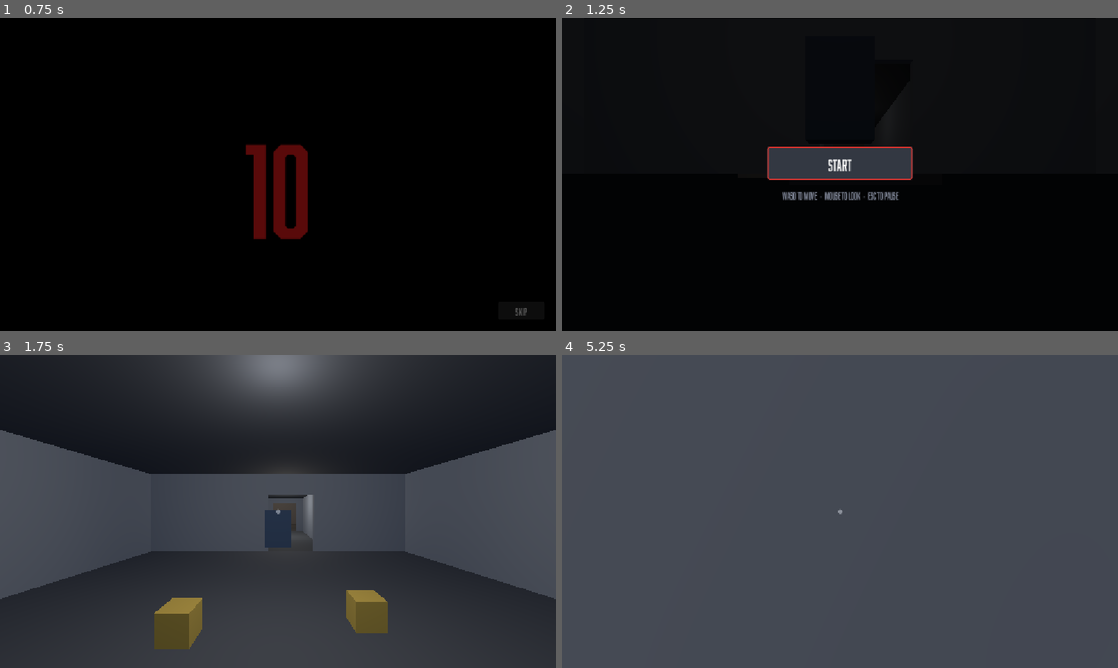
Above: before the commit, frames 1-4 (two rows, left to right).
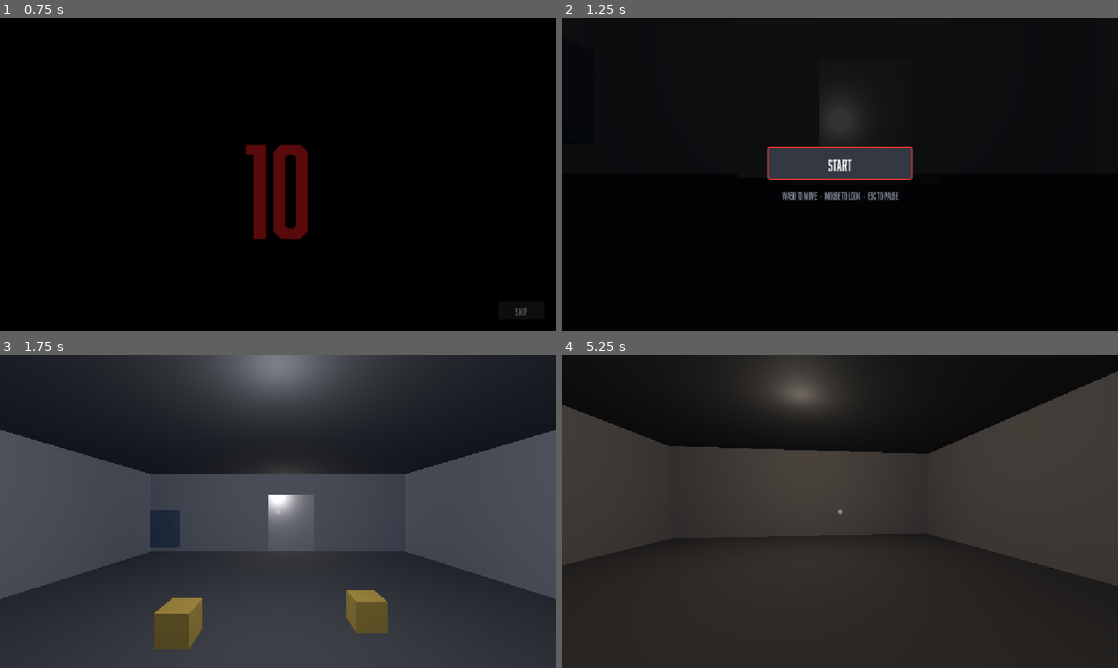
Above: after the commit, the same moments.

Repository: Joony/gmtk-game-jam-2026
Game: Godot game, scene res://scenes/intro.tscn
The game is run twice, just before and just after one commit, with the same random seed, the same clock (stepped at 60 frames per second) and the same inputs.
Inputs (mouse positions are in pixels of both pictures, inside the frame that each line leads up to):
- Up to frame 1 (0.75 s): click "Skip" at 0.5 s
- Up to frame 2 (1.25 s): no input
- Up to frame 3 (1.75 s): click "START" at 1.25 s
- Up to frame 4 (5.25 s): tap Enter at 2 s; move the mouse to (867, 511) at 2.02 s; press the mouse at (867, 511) at 2.03 s; hold W (forward) from 2.03 s (still down); tap Space (jump) at 2.27, 3.02, 4.52 s; move the mouse to (812, 511) at 2.77 s; release the mouse at (812, 511) at 2.78 s; tap E (interact) at 2.85 s; click (812, 511) at 3.05 s; move the mouse to (851, 505) at 3.52 s; press the mouse at (851, 505) at 3.53 s; move the mouse to (834, 517) at 4.27 s; release the mouse at (834, 517) at 4.28 s; click (834, 517) at 4.35 s; move the mouse to (878, 514) at 5.02 s; hold E (interact) from 5.03 s (still down)

Frame 1 is identical in both runs. In frame 2, 1.1% of the frame differs, in the area x 46-55%, y 24-41%; in frame 3, 1.9%; in frame 4, 98%, in the area x 0-100%, y 0-100%.

Commit message:
Add sliding doors: proximity-triggered panels in every doorway
Ported from GMTK 2025's DoorManager. Panels are AnimatableBody3D rather than
StaticBody3D so they sweep against the player instead of clipping through,
which also requires the slide tween to run on the physics clock.

Also moved the demo socket out of the pod-bay doorway, where it physically
blocked the route to the corridor.

Co-Authored-By: Claude Fable 5 <noreply@anthropic.com>

Diff:
--- a/scenes/game.tscn
+++ b/scenes/game.tscn
@@ -49,7 +49,7 @@
 transform = Transform3D(1, 0, 0, 0, 1, 0, 0, 0, 1, 1.2, 0.25, 1.2)
 
 [node name="Socket" type="StaticBody3D" parent="."]
-transform = Transform3D(1, 0, 0, 0, 1, 0, 0, 0, 1, 0, 1, -2.5)
+transform = Transform3D(1, 0, 0, 0, 1, 0, 0, 0, 1, -3.6, 1, -2.5)
 script = ExtResource("7_interactable")
 interaction_type = 1
 interaction_text = "Needs a part"
--- a/scenes/player.tscn
+++ b/scenes/player.tscn
@@ -13,7 +13,7 @@
 radius = 0.4
 height = 1.8
 
-[node name="Player" type="CharacterBody3D"]
+[node name="Player" type="CharacterBody3D" groups=["player"]]
 collision_layer = 1
 collision_mask = 1
 script = ExtResource("1_player")
--- a/scripts/level/room_builder.gd
+++ b/scripts/level/room_builder.gd
@@ -33,6 +33,7 @@
 const GROUP_CEILING := &"room_ceiling"
 const GROUP_WALL := &"room_wall"
 const GROUP_LIGHT := &"room_lights"
+const GROUP_DOOR := &"room_door"
 
 @export var tile_size: float = 1.0
 @export var wall_thickness: float = 0.15
@@ -41,6 +42,10 @@
 ## Height of doorway openings. The wall above one becomes a lintel.
 @export var doorway_height: float = 2.2
 @export var build_lights: bool = true
+## Sliding door panels in each opening. Turn off to test the raw wall gap.
+@export var build_doors: bool = true
+## How far from an opening the player has to be for its door to slide apart.
+@export var door_approach: float = 1.6
 ## Fallback light colour. Step 10's LightingController drives these once it exists.
 @export var light_color: Color = Color(1.0, 0.97, 0.92)
 @export var light_energy: float = 1.4
@@ -105,7 +110,35 @@
 	# Walls last, so span subtraction sees every room's openings consistently.
 	for room in rooms:
 		_build_walls(room)
+	if build_doors:
+		for doorway in doorways:
+			_build_door(doorway)
 	return _built_root
+
+
+func _build_door(doorway: Doorway) -> void:
+	var door := SlidingDoor.new()
+	_built_root.add_child(door)
+	door.build(
+		doorway,
+		doorway_height,
+		wall_thickness,
+		tile_size,
+		_door_material(),
+		door_approach
+	)
+	door.add_to_group(GROUP_DOOR)
+
+
+func _door_material() -> StandardMaterial3D:
+	if _materials.has("door"):
+		return _materials["door"]
+	var material := StandardMaterial3D.new()
+	material.albedo_color = Color(0.70, 0.72, 0.78)
+	material.metallic = 0.35
+	material.roughness = 0.3
+	_materials["door"] = material
+	return material
 
 
 # --- surfaces ---------------------------------------------------------------
--- /dev/null
+++ b/scripts/level/sliding_door.gd
@@ -0,0 +1,152 @@
+class_name SlidingDoor
+extends Node3D
+
+# Two panels that slide apart when the player approaches, ported from GMTK 2025's
+# V1/DoorManager.gd (307 lines, of which the panel geometry, the proximity Area3D and
+# the slide tween are the parts worth keeping).
+#
+# Left behind: the control panel (already commented out in 2025), is_player_near_door()'s
+# manual distance check (the Area3D supersedes it), the player_node reference, and its
+# grid_boundary_to_world helper (our coordinate convention differs — see RoomBuilder).
+#
+# UPGRADE ON PORT: panels are AnimatableBody3D, not 2025's StaticBody3D. Moving a static
+# body does not sweep against other bodies — a closing panel would clip through the player
+# or trap them. AnimatableBody3D with sync_to_physics pushes properly, which also means the
+# tween must run on the PHYSICS clock, not the render clock.
+
+signal opened
+signal closed
+
+@export var open_time: float = 0.4
+## A jammed door refuses to open. Cheap hook for step 12d: "the door won't open" is a
+## repair with no new mechanics behind it.
+@export var jammed: bool = false
+
+var is_open: bool = false
+
+var _panels: Array[AnimatableBody3D] = []
+var _closed_positions: Array[Vector3] = []
+var _open_positions: Array[Vector3] = []
+var _tween: Tween
+var _occupants: int = 0
+
+
+## Build the panels and the proximity trigger for `doorway`. Called by RoomBuilder.
+func build(
+	doorway: Doorway,
+	height: float,
+	thickness: float,
+	tile: float,
+	material: StandardMaterial3D,
+	approach: float = 1.6
+) -> void:
+	name = "Door_%s" % doorway.id
+	position = Vector3(doorway.position.x * tile, 0.0, doorway.position.y * tile)
+
+	var along := Vector3.RIGHT if doorway.axis == Doorway.Axis.X else Vector3.BACK
+	var half_width := doorway.width * 0.5 * tile
+	# Each panel covers half the opening; sliding by 0.6x the full width clears it
+	# entirely and tucks the panel into the wall, as if into a pocket.
+	var slide := doorway.width * 0.6 * tile
+
+	for i in 2:
+		var direction := 1.0 if i == 0 else -1.0
+		var panel := AnimatableBody3D.new()
+		panel.name = "Panel_%d" % i
+		panel.sync_to_physics = true
+
+		var size := Vector3(half_width, height, thickness)
+		if doorway.axis == Doorway.Axis.Z:
+			size = Vector3(thickness, height, half_width)
+
+		var mesh := MeshInstance3D.new()
+		mesh.name = "Mesh"
+		var box := BoxMesh.new()
+		box.size = size
+		mesh.mesh = box
+		mesh.material_override = material
+		panel.add_child(mesh)
+
+		var shape := CollisionShape3D.new()
+		shape.name = "Shape"
+		var box_shape := BoxShape3D.new()
+		box_shape.size = size
+		shape.shape = box_shape
+		panel.add_child(shape)
+
+		var closed_at := along * (direction * half_width * 0.5) + Vector3(0.0, height * 0.5, 0.0)
+		panel.position = closed_at
+		add_child(panel)
+
+		_panels.append(panel)
+		_closed_positions.append(closed_at)
+		_open_positions.append(closed_at + along * (direction * slide))
+
+	_build_trigger(doorway, height, tile, approach)
+
+
+func _build_trigger(doorway: Doorway, height: float, tile: float, approach: float) -> void:
+	var area := Area3D.new()
+	area.name = "Trigger"
+	# Only the player opens doors — otherwise a thrown crate would trip it.
+	area.collision_mask = 1
+	area.position = Vector3(0.0, height * 0.5, 0.0)
+
+	var span := doorway.width * tile + 1.0
+	var size := Vector3(span, height, approach * 2.0)
+	if doorway.axis == Doorway.Axis.Z:
+		size = Vector3(approach * 2.0, height, span)
+
+	var shape := CollisionShape3D.new()
+	shape.name = "Shape"
+	var box := BoxShape3D.new()
+	box.size = size
+	shape.shape = box
+	area.add_child(shape)
+	add_child(area)
+
+	area.body_entered.connect(_on_body_entered)
+	area.body_exited.connect(_on_body_exited)
+
+
+func _on_body_entered(body: Node3D) -> void:
+	if not body.is_in_group(&"player"):
+		return
+	_occupants += 1
+	open()
+
+
+func _on_body_exited(body: Node3D) -> void:
+	if not body.is_in_group(&"player"):
+		return
+	_occupants = maxi(0, _occupants - 1)
+	if _occupants == 0:
+		close()
+
+
+func open() -> void:
+	if is_open or jammed:
+		return
+	is_open = true
+	_slide_to(_open_positions)
+	opened.emit()
+
+
+func close() -> void:
+	if not is_open:
+		return
+	is_open = false
+	_slide_to(_closed_positions)
+	closed.emit()
+
+
+func _slide_to(targets: Array[Vector3]) -> void:
+	if _tween != null and _tween.is_valid():
+		_tween.kill()
+	_tween = create_tween()
+	# AnimatableBody3D only sweeps correctly when moved during the physics step.
+	_tween.set_process_mode(Tween.TWEEN_PROCESS_PHYSICS)
+	_tween.set_parallel(true)
+	for i in _panels.size():
+		_tween.tween_property(_panels[i], "position", targets[i], open_time) \
+			.set_trans(Tween.TRANS_SINE).set_ease(Tween.EASE_OUT)
--- a/tests/smoke_room_builder.gd
+++ b/tests/smoke_room_builder.gd
@@ -152,6 +152,7 @@
 	# --- The built geometry is physically real ------------------------------
 	var b5 := _new_builder(world)
 	b5.build_lights = false
+	b5.build_doors = false
 	b5.add_room(Rect2i(0, 0, 8, 8), {"id": "phys", "height": 3.0})
 	b5.add_doorway(Vector2(4, 0), Doorway.Axis.X, 2.0)
 	b5.build()
@@ -182,6 +183,7 @@
 
 	var b6 := _new_builder(world)
 	b6.build_lights = false
+	b6.build_doors = false
 	# Short room FIRST — that is the order that used to break.
 	b6.add_room(Rect2i(2, 6, 4, 6), {"id": "short", "height": 2.5})
 	b6.add_room(Rect2i(0, 0, 8, 6), {"id": "tall", "height": 4.0})
@@ -213,6 +215,7 @@
 	await physics_frame
 	var b7 := _new_builder(world)
 	b7.build_lights = false
+	b7.build_doors = false
 	b7.add_room(Rect2i(0, 0, 8, 6), {"id": "tall", "height": 4.0})
 	b7.add_room(Rect2i(2, 6, 4, 6), {"id": "short", "height": 2.5})
 	b7.add_doorway(Vector2(4, 6), Doorway.Axis.X, 2.0)
@@ -234,6 +237,7 @@
 	# --- Rebuild is idempotent ----------------------------------------------
 	var b8 := _new_builder(world)
 	b8.build_lights = false
+	b8.build_doors = false
 	b8.add_room(Rect2i(0, 0, 8, 8), {"id": "phys", "height": 3.0})
 	b8.add_doorway(Vector2(4, 0), Doorway.Axis.X, 2.0)
 	b8.build()
@@ -246,8 +250,87 @@
 	await physics_frame
 	_check("rebuilding produces the same geometry (%d -> %d)" % [before, after], before == after)
 
-	# --- The actual ship layout builds and is walkable ----------------------
-	world.free()  # same reason: the test rooms must not sit inside the ship
+	# --- Sliding doors -------------------------------------------------------
+	world.free()
+	await physics_frame
+	var world2 := Node3D.new()
+	root.add_child(world2)
+	current_scene = world2
+
+	var bd := RoomBuilder.new()
+	world2.add_child(bd)
+	bd.build_lights = false
+	bd.add_room(Rect2i(0, 0, 8, 8), {"id": "doors", "height": 3.0})
+	bd.add_doorway(Vector2(4, 0), Doorway.Axis.X, 2.0)
+	bd.build()
+	await process_frame
+	await physics_frame
+	await physics_frame
+
+	var doors := bd.get_node("Built").find_children("*", "Node3D", true, false).filter(
+		func(n: Node) -> bool: return n.is_in_group(RoomBuilder.GROUP_DOOR)
+	)
+	_check("one door built for one doorway (got %d)" % doors.size(), doors.size() == 1)
+	var door: Node3D = doors[0] if doors.size() > 0 else null
+	if door == null:
+		_failures.append("no door to test — skipping the rest of the door checks")
+		_report()
+		return
+	_check("door has two panels", door.get_node_or_null("Panel_0") != null and door.get_node_or_null("Panel_1") != null)
+	_check("door has a proximity trigger", door.get_node_or_null("Trigger") != null)
+	_check("panels are AnimatableBody3D (they must sweep, not clip)", door.get_node("Panel_0") is AnimatableBody3D)
+	_check("door starts closed", not door.is_open)
+
+	var space_d := world2.get_world_3d().direct_space_state
+	var across := PhysicsRayQueryParameters3D.create(Vector3(4, 1.2, 1.5), Vector3(4, 1.2, -1.5))
+	_check("closed door blocks the opening", not space_d.intersect_ray(across).is_empty())
+
+	# Walk a player-grouped body into the trigger.
+	var walker := CharacterBody3D.new()
+	walker.add_to_group(&"player")
+	var walker_shape := CollisionShape3D.new()
+	var capsule := CapsuleShape3D.new()
+	capsule.radius = 0.4
+	capsule.height = 1.8
+	walker_shape.shape = capsule
+	walker.add_child(walker_shape)
+	world2.add_child(walker)
+	walker.global_position = Vector3(4.6, 1.0, 1.0)
+	await physics_frame
+	await physics_frame
+	_check("approaching opens the door", door.is_open)
+
+	# Let the slide finish, then the way must be clear.
+	for i in 45:
+		await physics_frame
+	var open_ray := PhysicsRayQueryParameters3D.create(Vector3(4, 1.2, 1.5), Vector3(4, 1.2, -1.5))
+	var open_hit := space_d.intersect_ray(open_ray)
+	_check(
+		"open door clears the way (hit %s)" % ("nothing" if open_hit.is_empty() else str(open_hit["collider"].name)),
+		open_hit.is_empty()
+	)
+
+	# Leave, and it closes again.
+	walker.global_position = Vector3(4.6, 1.0, 6.0)
+	await physics_frame
+	await physics_frame
+	_check("leaving closes the door", not door.is_open)
+	for i in 45:
+		await physics_frame
+	_check("closed again blocks the opening", not space_d.intersect_ray(across).is_empty())
+
+	# A jammed door refuses — the hook for step 12d repairs.
+	door.jammed = true
+	walker.global_position = Vector3(4.6, 1.0, 1.0)
+	await physics_frame
+	await physics_frame
+	_check("a jammed door stays shut", not door.is_open)
+	for i in 20:
+		await physics_frame
+	_check("jammed door still blocks", not space_d.intersect_ray(across).is_empty())
+
+	# --- The ship's doorways get doors --------------------------------------
+	world2.free()  # the test rooms must not sit inside the ship
 	await physics_frame
 
 	var ship_scene: Node3D = load("res://scenes/game.tscn").instantiate()
@@ -268,6 +351,10 @@
 		player.is_on_floor() and absf(player.global_position.y - 0.9) < 0.3
 	)
 
+	_report()
+
+
+func _report() -> void:
 	if _failures.is_empty():
 		print("ROOM BUILDER TEST PASS")
 		quit(0)
Not shown, added: scripts/level/sliding_door.gd.uid
Not shown, changed: TODO.md
Not shown, changed: docs/LOG.md
Not shown, added: docs/features/sliding-doors.md
